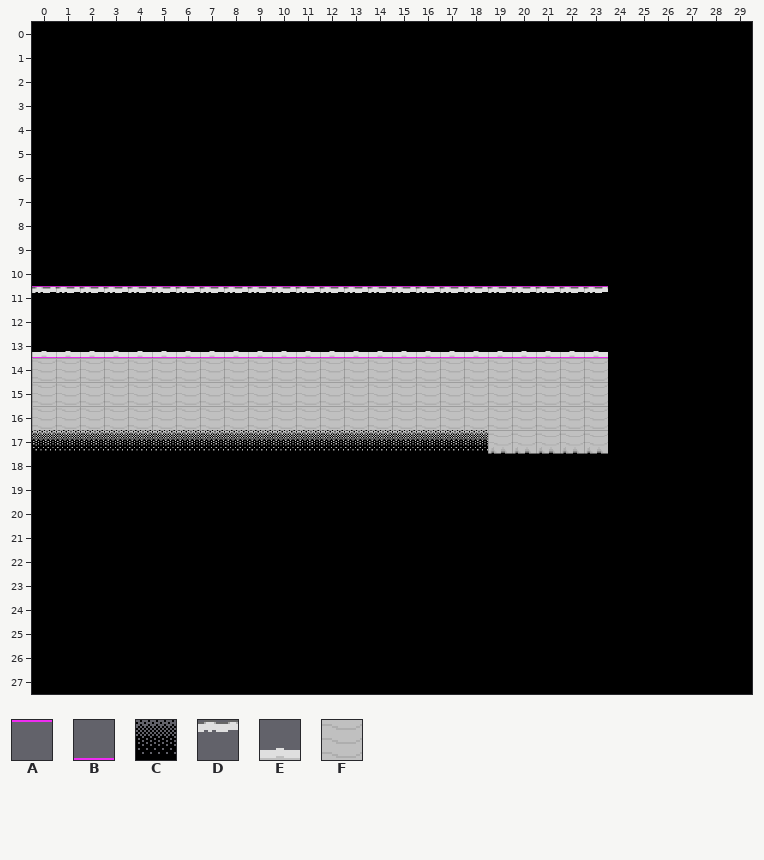
One commit to this Tiled map: scripts/world/maps/dw/snowrock/room_waterfall/room_waterfall.tmx. This is how it looked before the edit.
Cells are 40x40 px. Shown: x 0..29, y 0..27.
Key: from "battleborder": A 1, B 19; from "snowrock": C 66, D 175, E 233, F 262.
_ is an empty cell.
Layers that did not change in this view are not listed.
Layer "over_path2" before, first column x 8:
 0 __________________
 1 __________________
 2 __________________
 3 __________________
 4 __________________
 5 __________________
 6 __________________
 7 __________________
 8 __________________
 9 __________________
10 __________________
11 DDDDDDDDDDDDDDDD__
12 __________________
13 EEEEEEEEEEEEEEEE__
14 FFFFFFFFFFFFFFFF__
15 FFFFFFFFFFFFFFFF__
16 FFFFFFFFFFFFFFFF__
Layer "battleborder" before, first column x 8:
 0 __________________
 1 __________________
 2 __________________
 3 __________________
 4 __________________
 5 __________________
 6 __________________
 7 __________________
 8 __________________
 9 __________________
10 __________________
11 AAAAAAAAAAAAAAAA__
12 __________________
13 BBBBBBBBBBBBBBBB__
14 __________________
After:
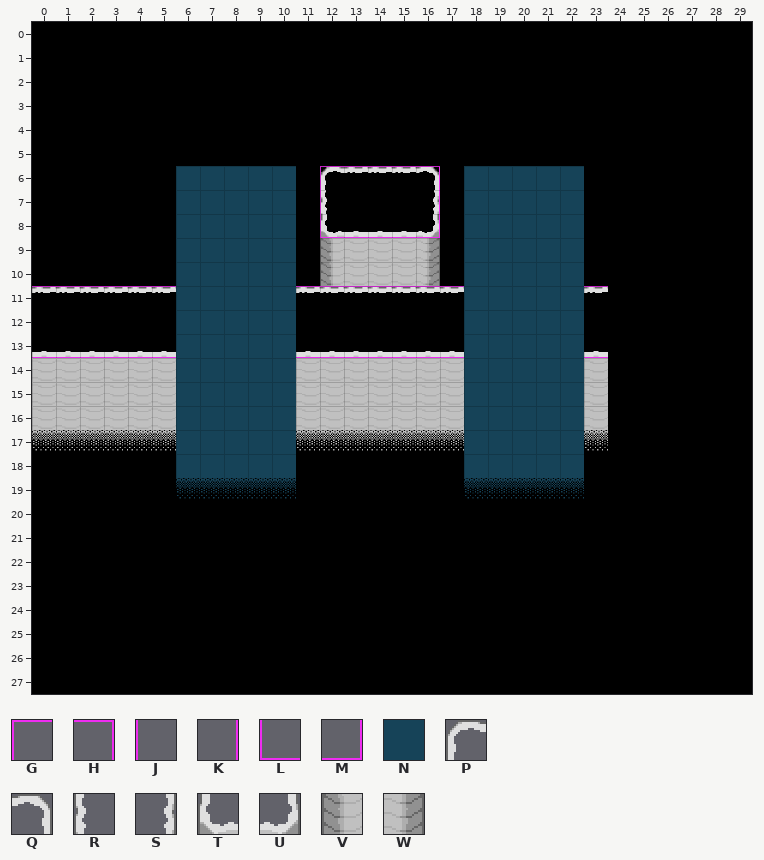
Further tiles: from "battleborder": G 0, H 2, J 9, K 11, L 18, M 20; from "lw_snowdin": N 221; from "snowrock": P 174, Q 176, R 203, S 205, T 232, U 234, V 261, W 263.
Tiles of an added or newly shown layer are drawn over the layers below it.
Changes in this commit:
{"where": "layer \"over_path2\""}
{"y":6,"x":12,"old":"_____","new":"PDDDQ"}
{"y":7,"x":12,"old":"_","new":"R"}
{"y":7,"x":16,"old":"_","new":"S"}
{"y":8,"x":12,"old":"_____","new":"TEEEU"}
{"y":9,"x":12,"old":"_____","new":"VFFFW"}
{"y":10,"x":12,"old":"_____","new":"VFFFW"}
{"where": "layer \"deepness\""}
{"y":17,"x":23,"old":"_","new":"C"}
{"where": "layer \"battleborder\""}
{"y":6,"x":12,"old":"_____","new":"GAAAH"}
{"y":7,"x":12,"old":"_","new":"J"}
{"y":7,"x":16,"old":"_","new":"K"}
{"y":8,"x":12,"old":"_____","new":"LBBBM"}
{"where": "layer \"waterfall\" (now shown)"}
{"y":6,"x":6,"old":"_____","new":"NNNNN"}
{"y":6,"x":18,"old":"_____","new":"NNNNN"}
{"y":7,"x":6,"old":"_____","new":"NNNNN"}
{"y":7,"x":18,"old":"_____","new":"NNNNN"}
{"y":8,"x":6,"old":"_____","new":"NNNNN"}
{"y":8,"x":18,"old":"_____","new":"NNNNN"}
{"y":9,"x":6,"old":"_____","new":"NNNNN"}
{"y":9,"x":18,"old":"_____","new":"NNNNN"}
{"y":10,"x":6,"old":"_____","new":"NNNNN"}
{"y":10,"x":18,"old":"_____","new":"NNNNN"}
{"y":11,"x":6,"old":"_____","new":"NNNNN"}
{"y":11,"x":18,"old":"_____","new":"NNNNN"}
{"y":12,"x":6,"old":"_____","new":"NNNNN"}
{"y":12,"x":18,"old":"_____","new":"NNNNN"}
{"y":13,"x":6,"old":"_____","new":"NNNNN"}
{"y":13,"x":18,"old":"_____","new":"NNNNN"}
{"y":14,"x":6,"old":"_____","new":"NNNNN"}
{"y":14,"x":18,"old":"_____","new":"NNNNN"}
{"y":15,"x":6,"old":"_____","new":"NNNNN"}
{"y":15,"x":18,"old":"_____","new":"NNNNN"}
{"y":16,"x":6,"old":"_____","new":"NNNNN"}
{"y":16,"x":18,"old":"_____","new":"NNNNN"}
{"y":17,"x":6,"old":"_____","new":"NNNNN"}
{"y":17,"x":18,"old":"_____","new":"NNNNN"}
{"y":18,"x":6,"old":"_____","new":"NNNNN"}
{"y":18,"x":18,"old":"_____","new":"NNNNN"}
{"y":19,"x":6,"old":"_____","new":"NNNNN"}
{"y":19,"x":18,"old":"_____","new":"NNNNN"}
{"where": "layer \"top_deepness\" (added)"}
{"y":19,"x":6,"old":"_____","new":"CCCCC"}
{"y":19,"x":18,"old":"_____","new":"CCCCC"}
{"label":"added","picture_box":[176,166,296,499]}
{"label":"added","picture_box":[320,166,440,286]}
{"label":"added","picture_box":[464,166,608,499]}
